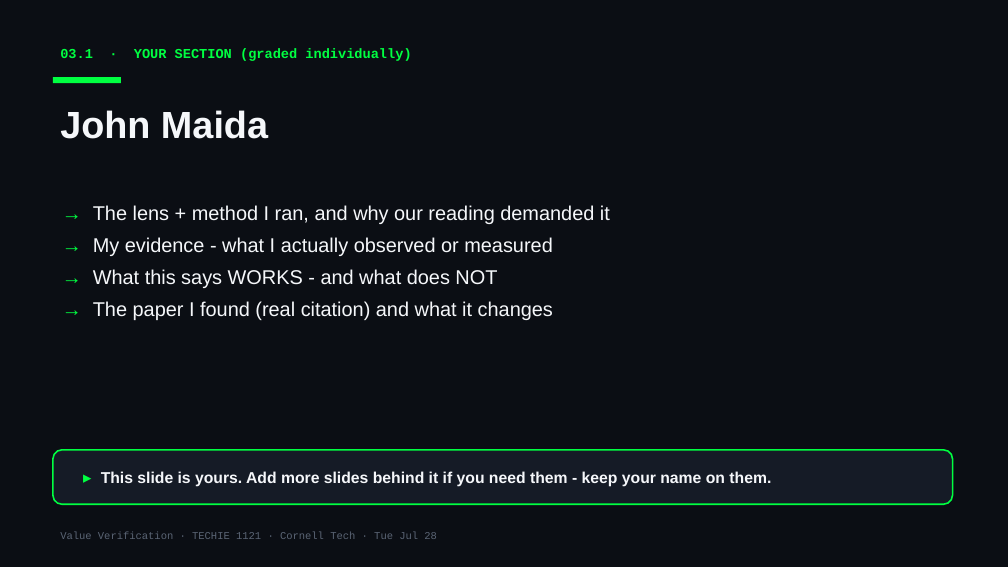
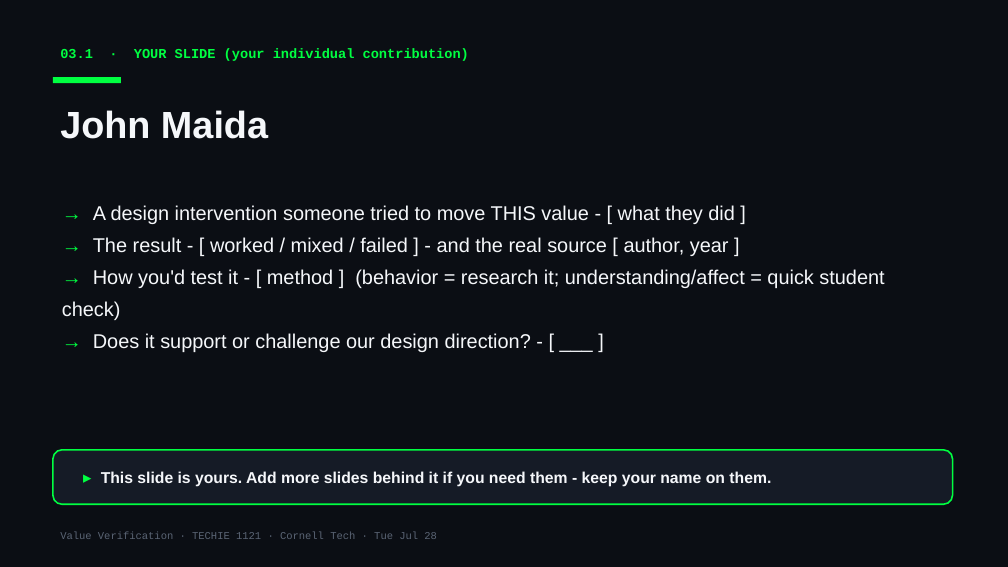
Before and after one commit to Cornell-Tech-Vibe-Coding-Summer-2026/website, a slide deck: slide 6 of slides/team-decks/Week3-Tue-jamins-2nd-team.pptx. Drawn at 1008x567 pixels with LibreOffice and Linux fonts; fonts in the diff are those of the drawing. Boxes give left, top, right and bottom in pixels: in the first picture for what was removed or moved away, otherwise in the second. Text is boxed around its words. In the diff, an @@ line names an element or a change of style, - is before the commit and + after.

```diff
--- a/slides/team-decks/Week3-Tue-jamins-2nd-team.pptx
+++ b/slides/team-decks/Week3-Tue-jamins-2nd-team.pptx
@@ text at box(60, 49, 469, 61): text changed @@
-03.1 · YOUR SECTION (graded individually)
+03.1 · YOUR SLIDE (your individual contribution)
@@ text at box(62, 205, 884, 352): text changed @@
-→ The lens + method I ran, and why our reading demanded it
-→ My evidence - what I actually observed or measured
-→ What this says WORKS - and what does NOT
-→ The paper I found (real citation) and what it changes
+→ A design intervention someone tried to move THIS value - [ what they did ]
+→ The result - [ worked / mixed / failed ] - and the real source [ author, year ]
+→ How you'd test it - [ method ] (behavior = research it; understanding/affect = quick student check)
+→ Does it support or challenge our design direction? - [ ___ ]
```
Also in this commit, not shown: 5 other slides changed, 1 slide added, 2 slides removed, 12 other files.
